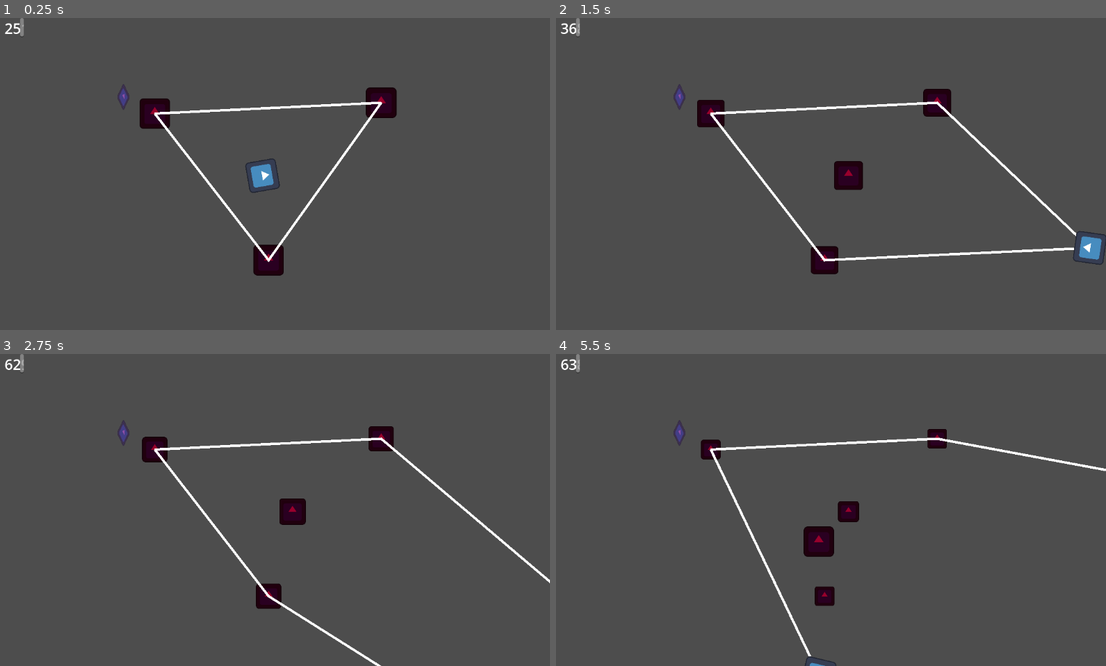
Above: before the commit, frames 1-4 (two rows, left to right).
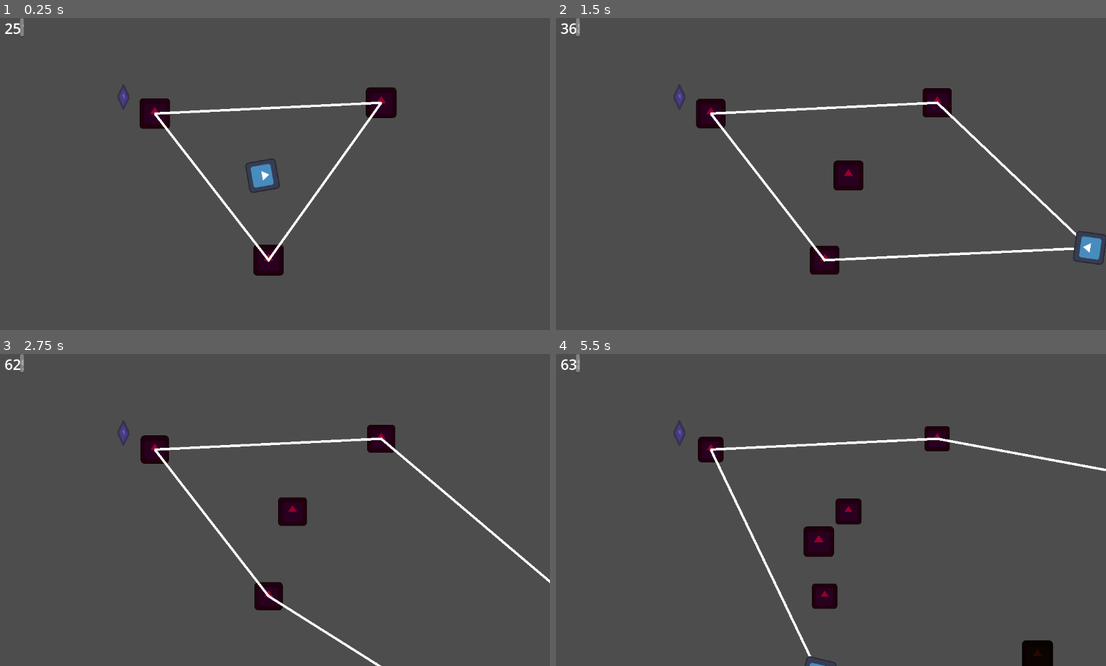
Above: after the commit, the same moments.

Repository: get-shwifty/ld54bis
Game: Godot game, scene res://logic/level/node_2d.tscn
Same seed, same stepped clock (60 frames per second), same inputs: the game is played once before the commit and once after it. The engine's default icon, where the game draws it, is replaced by a stand-in: a white triangle on a blue panel in a dark square.
Inputs (mouse positions are in pixels of both pictures, inside the frame that each line leads up to):
- Up to frame 1 (0.25 s): no input
- Up to frame 2 (1.5 s): tap Enter at 0.5 s; move the mouse to (572, 27) at 0.52 s; hold D (game_right) 0.53-1.28 s; right-click (572, 27) at 0.6 s; move the mouse to (715, 189) at 1.27 s; hold S (game_down) from 1.28 s (still down); tap Space (game_kick) at 1.35 s
- Up to frame 3 (2.75 s): move the mouse to (330, 441) at 2.02 s; release S (game_down) at 2.03 s; hold D (game_right) from 2.03 s (still down); right-click (330, 441) at 2.1 s
- Up to frame 4 (5.5 s): move the mouse to (798, 572) at 2.77 s; release D (game_right) at 2.78 s; hold W (game_up) 2.78-3.53 s; tap Space (game_kick) at 2.85, 4.35 s; move the mouse to (996, 556) at 3.52 s; hold A (game_left) 3.53-5.03 s; right-click (996, 556) at 3.6 s; move the mouse to (660, 463) at 4.27 s; move the mouse to (858, 510) at 5.02 s; hold S (game_down) from 5.03 s (still down); right-click (858, 510) at 5.1 s

The runs differ from the first frame. In frame 1, less than 0.1% of the frame differs, in the area x 46-47%, y 81-83%; in frame 2, 0.2%; in frame 3, 0.4%; in frame 4, 1.1%, in the area x 25-91%, y 23-100%.

Commit message:
var tweak

Diff:
--- a/logic/game/character.tscn
+++ b/logic/game/character.tscn
@@ -16,7 +16,7 @@
 motion_mode = 1
 script = ExtResource("1_y638b")
 move_max_speed = 15.0
-kick_force = 20.0
+kick_force = 40.0
 
 [node name="Sprite2D" type="Sprite2D" parent="."]
 rotation = 1.5708
--- a/logic/game/post.tscn
+++ b/logic/game/post.tscn
@@ -9,7 +9,7 @@
 script = ExtResource("2_pcatx")
 
 [node name="LifetimeTimer" type="Timer" parent="."]
-wait_time = 15.0
+wait_time = 30.0
 one_shot = true
 
 [node name="Sprite2D" type="Sprite2D" parent="."]
--- a/logic/level/node_2d.tscn
+++ b/logic/level/node_2d.tscn
@@ -56,7 +56,7 @@
 [node name="EnemySpawner" parent="." instance=ExtResource("7_n1ntf")]
 
 [node name="EnemySpawnTimer" type="Timer" parent="."]
-wait_time = 10.0
+wait_time = 5.0
 autostart = true
 
 [node name="Entities" type="Node2D" parent="."]
